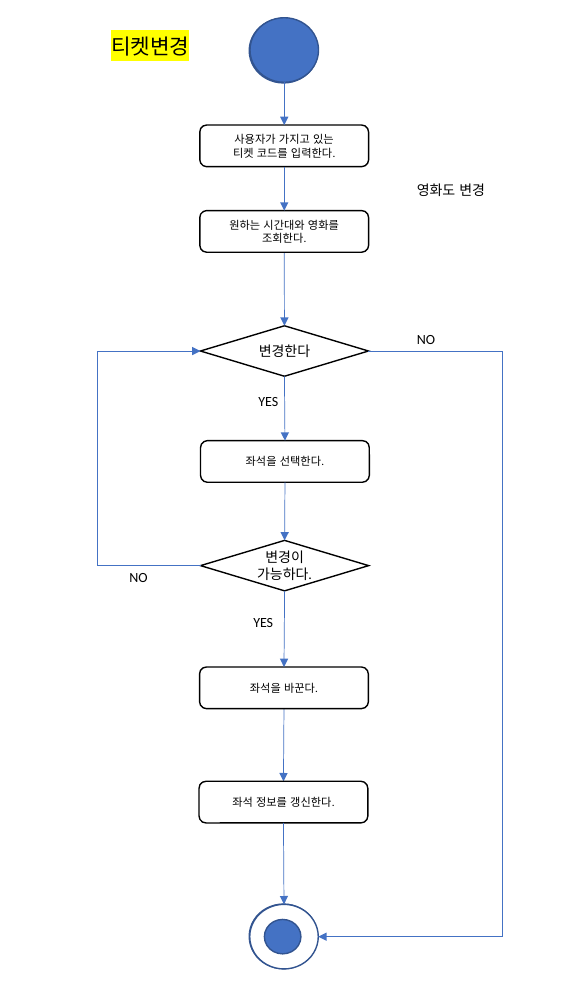
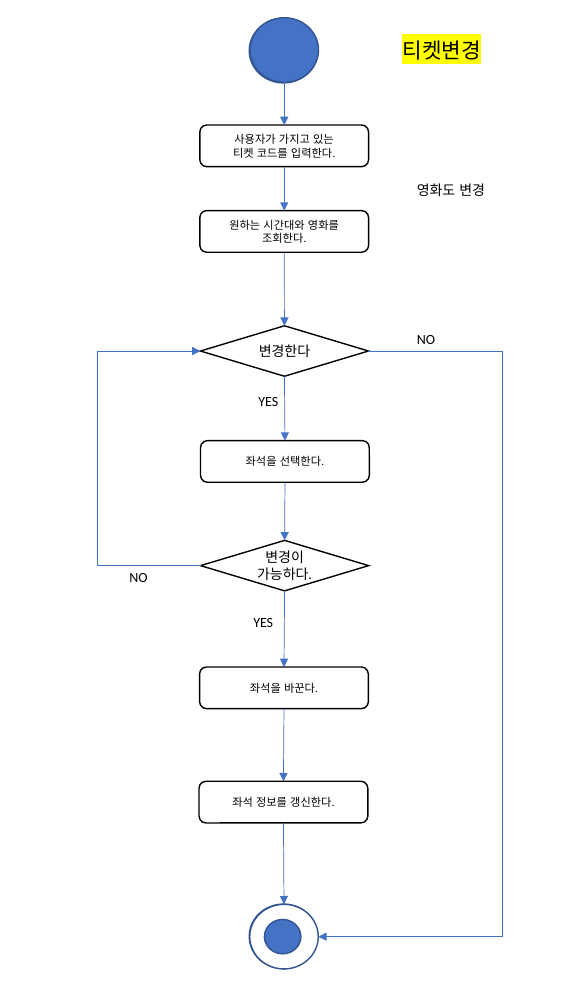
Before and after one commit to deodeok/moba, a slide deck: slide 5 of 소공 설계서/액티비티 다이어그램.pptx. Drawn at 567x1008 pixels with LibreOffice and Linux fonts; fonts in the diff are those of the drawing. Boxes give left, top, right and bottom in pixels: in the first picture for what was removed or moved away, otherwise in the second. Text is boxed around its words. In the diff, an @@ line names an element or a change of style, - is before the commit and + after.

```diff
--- a/소공 설계서/액티비티 다이어그램.pptx
+++ b/소공 설계서/액티비티 다이어그램.pptx
@@ text "티켓변경": place and size @@
-text "티켓변경" at [111,36,189,56]
+text "티켓변경" at [402,40,480,60]
```
Also in this commit, not shown: 6 other slides changed, 2 other files.
